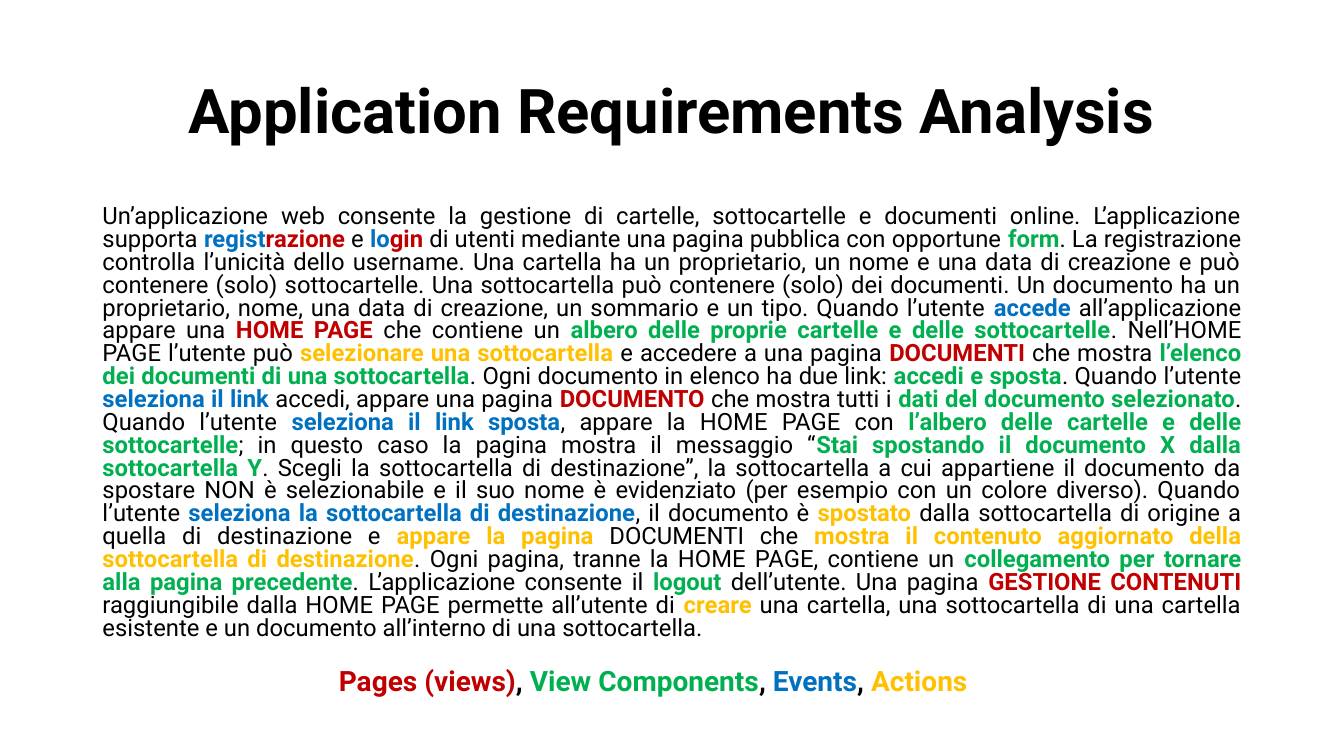
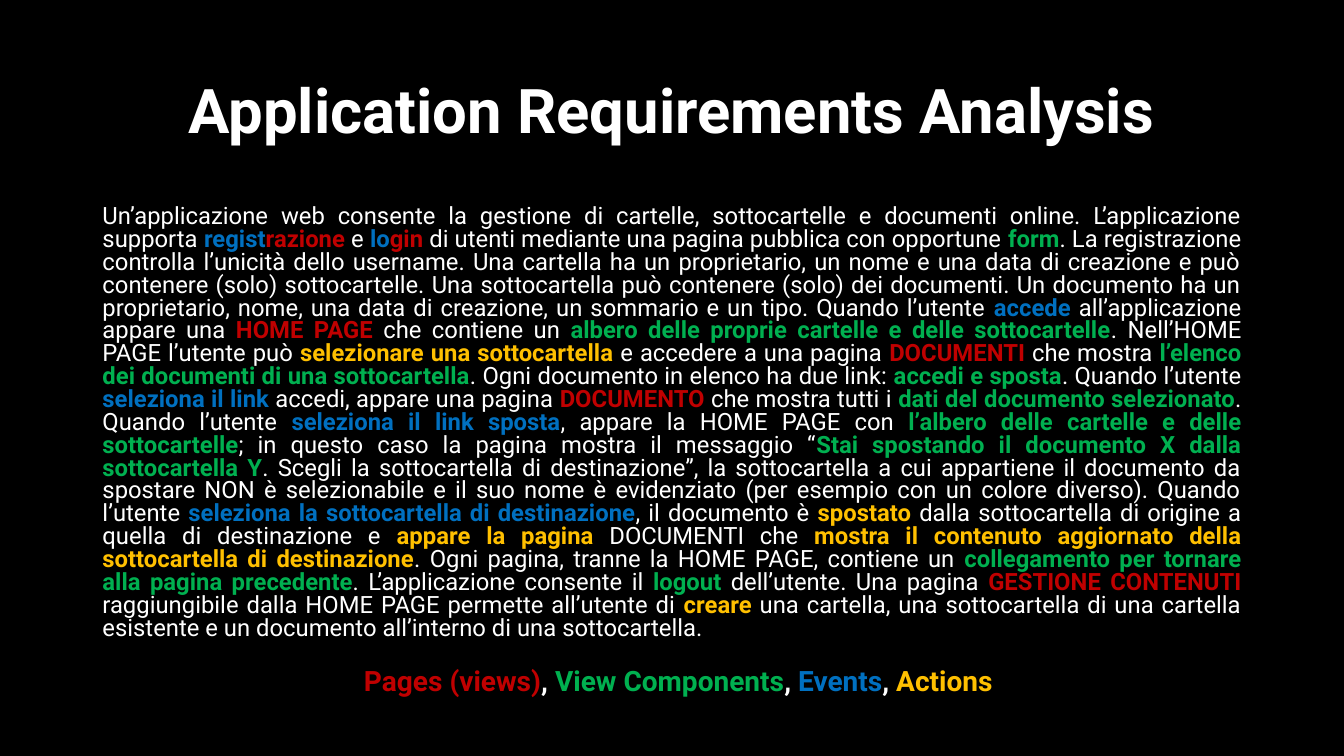
Before and after one commit to lorenzofranze/TIW2022-DocumentManager, a slide deck: slide 10 of deliveries/documentManager.pptx. Drawn at 1344x756 pixels with LibreOffice and Linux fonts; fonts in the diff are those of the drawing. Boxes give left, top, right and bottom in pixels: in the first picture for what was removed or moved away, otherwise in the second. Text is boxed around its words. In the diff, an @@ line names an element or a change of style, - is before the commit and + after.

```diff
--- a/deliveries/documentManager.pptx
+++ b/deliveries/documentManager.pptx
@@ background #FFFFFF to #000000 @@
@@ title "Application Requirements Analysis" at box(189, 86, 1153, 146): text colour #000000 to #FFFFFF @@
@@ text "Un’applicazione web consente la gestione ..." at box(102, 206, 1242, 637): text colour #000000 to #FFFFFF in "Un’applicazione web consente la gestione di cartelle, ..." @@
@@ text "Pages (views), View Components, Events, ..." at box(364, 669, 992, 697): text colour #000000 to #FFFFFF in "(views), Components, Events," @@
```
Also in this commit, not shown: 17 other slides changed, 6 slides added, 7 slides removed.
